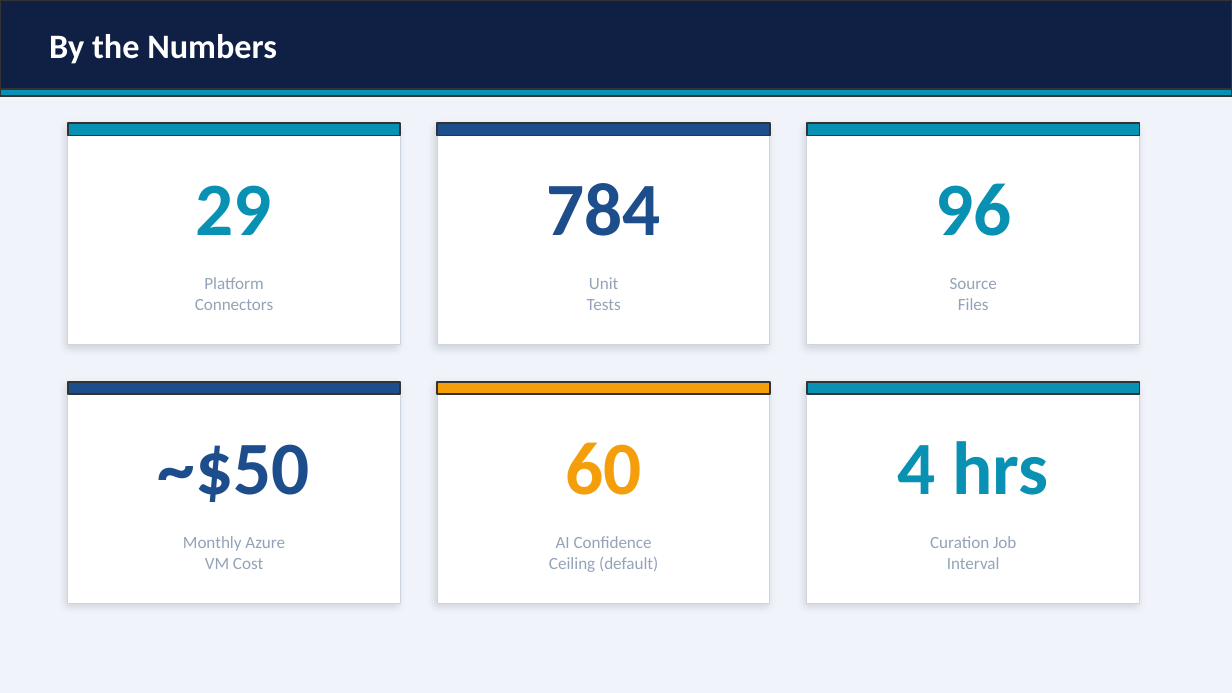
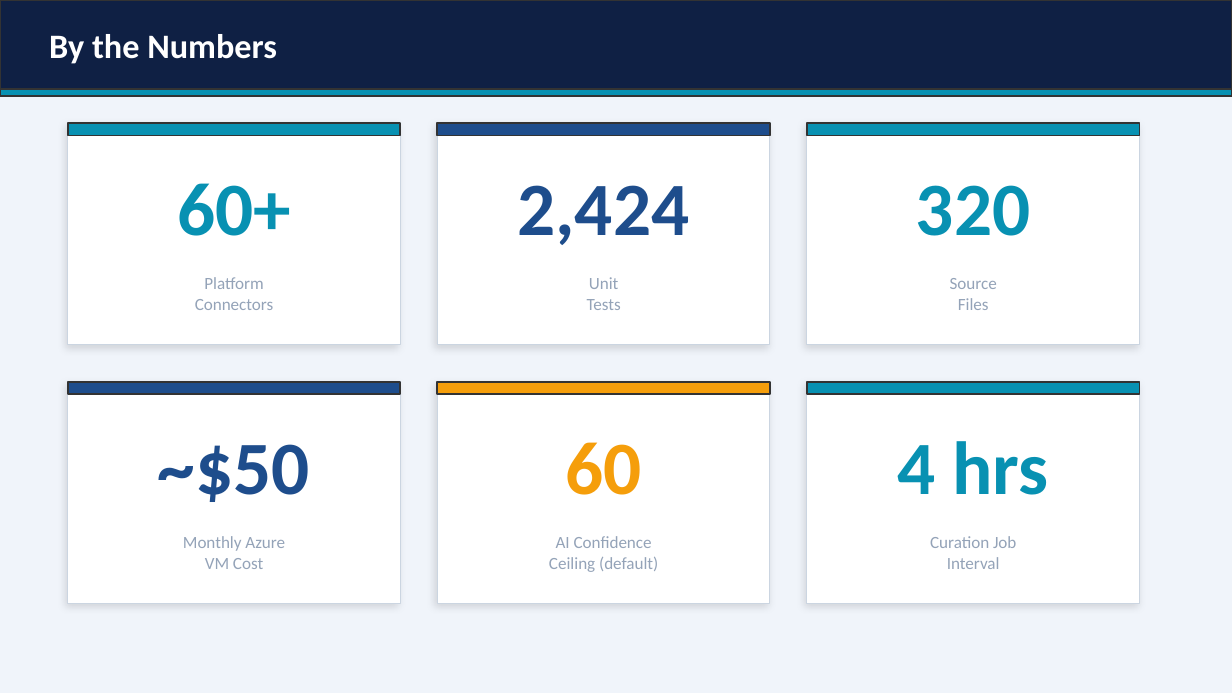
Before and after one commit to wrhalpin/GNAT, a slide deck: slide 24 of GNAT-Presentation.pptx (slide 16 before the commit). Drawn at 1232x693 pixels with LibreOffice and Linux fonts; fonts in the diff are those of the drawing. Boxes give left, top, right and bottom in pixels: in the first picture for what was removed or moved away, otherwise in the second. Text is boxed around its words. In the diff, an @@ line names an element or a change of style, - is before the commit and + after.

```diff
--- a/GNAT-Presentation.pptx
+++ b/GNAT-Presentation.pptx
@@ text at (177,183,291,236): text changed @@
-29
+60+
@@ text at (518,185,690,245): text changed @@
-784
+2,424
@@ text at (916,185,1030,236): text changed @@
-96
+320
```
Also in this commit, not shown: 4 other slides changed, 8 slides added, 3 other files.
